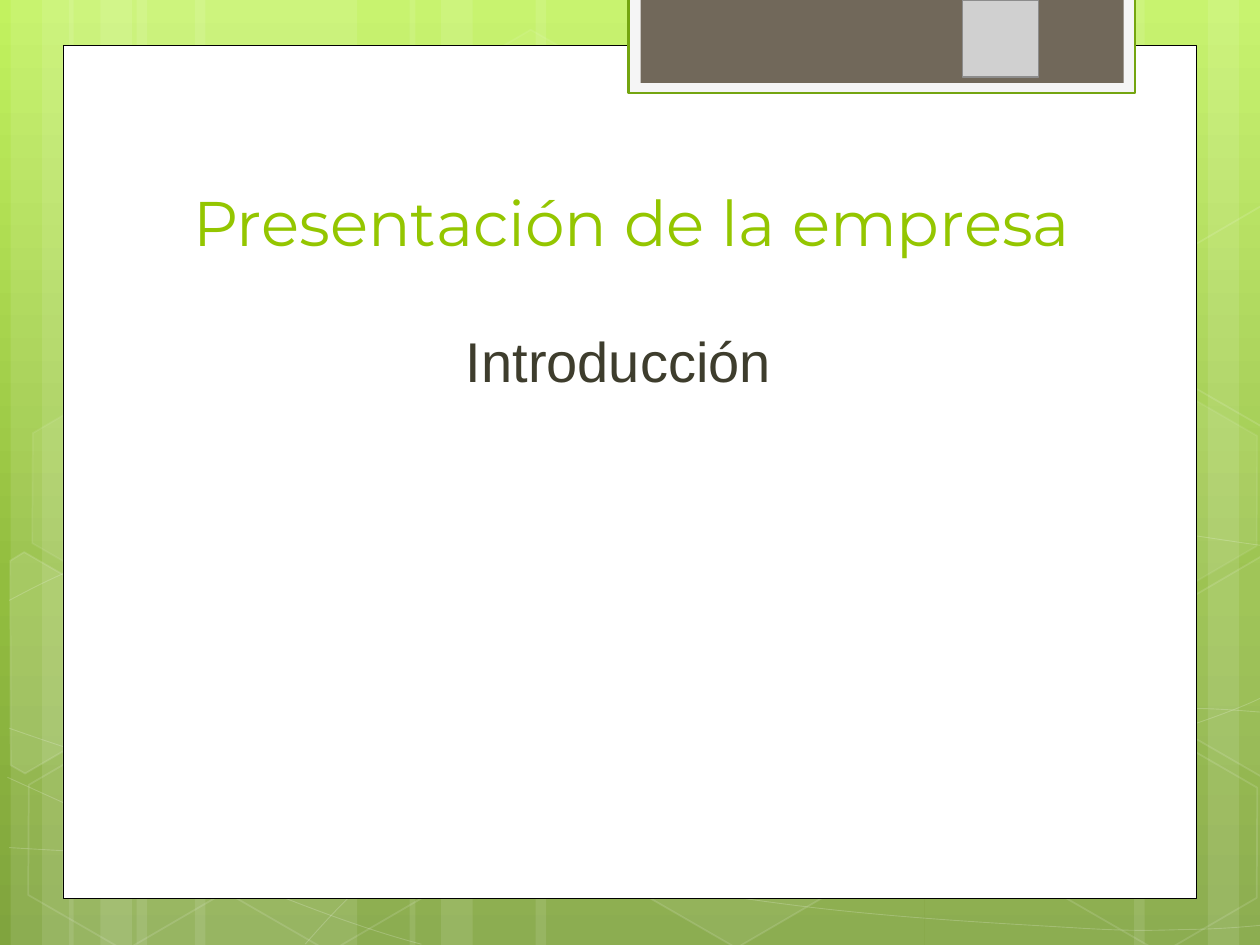
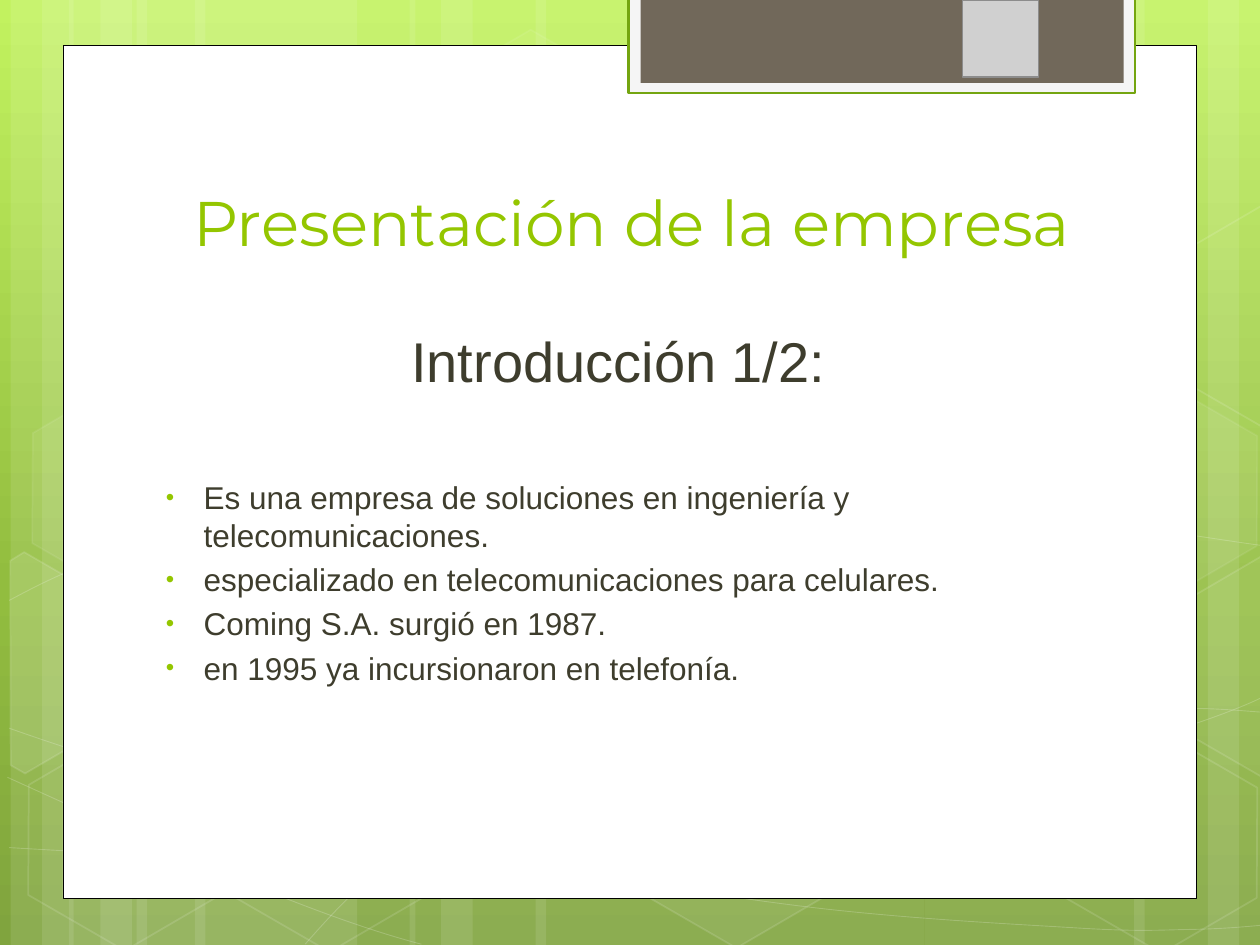
Before and after one commit to ptissera/habilitacion-profesional-2012-4k4, a slide deck: slide 5 of Documentacion/Informe Preliminar/Presentacion Informe Preliminar.pptx. Drawn at 1260x945 pixels with LibreOffice and Linux fonts; fonts in the diff are those of the drawing; grey boxes stand for pictures. Boxes give left, top, right and bottom in pixels: in the first picture for what was removed or moved away, otherwise in the second. Text is boxed around its words. In the diff, an @@ line names an element or a change of style, - is before the commit and + after.

```diff
--- a/Documentacion/Informe Preliminar/Presentacion Informe Preliminar.pptx
+++ b/Documentacion/Informe Preliminar/Presentacion Informe Preliminar.pptx
@@ text at (x1=204, y1=340, x2=939, y2=686): text changed; size 32 to 18 pt @@
-Introducción
+Introducción 1/2:
+• Es una empresa de soluciones en ingeniería y telecomunicaciones.
+• especializado en telecomunicaciones para celulares.
+• Coming S.A. surgió en 1987.
+• en 1995 ya incursionaron en telefonía.
```
Also in this commit, not shown: 1 slide added.
